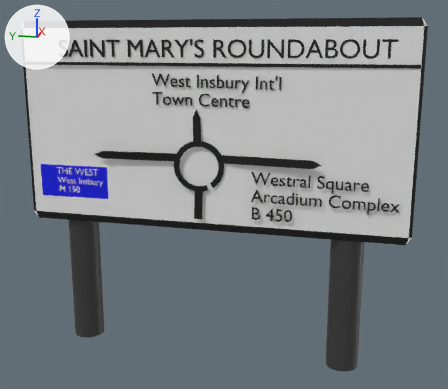
What one commit did to the FBX model Assets/Models/World/Signs/RoundaboutSignSTR2.fbx.
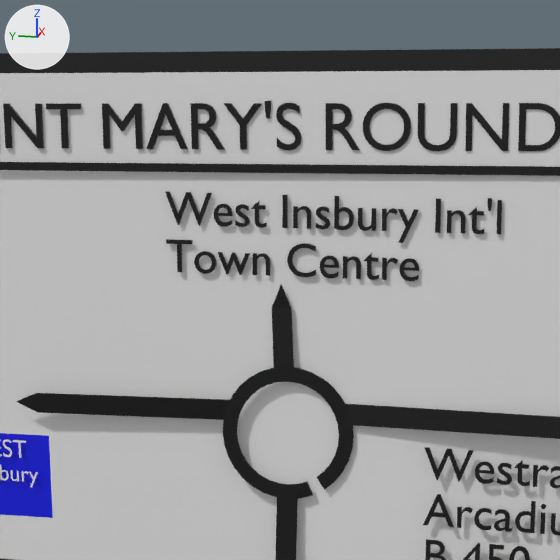
Old and new are each drawn whole from a 50 mm camera at (-11.68, -2.33, 5.2) aimed at (0.12, 0.03, 2.26) and again close up on the part from 20% to 68% of the width and 0% to 55% of the height. The axes (+X, +Y, +Z) are drawn at upper left. The lights are the same throughout. Where no turn or scale is listed for an object, it has been applied to the vertices.
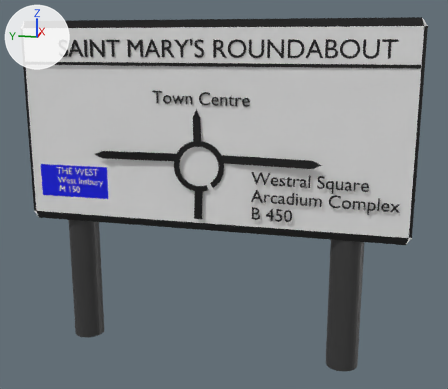
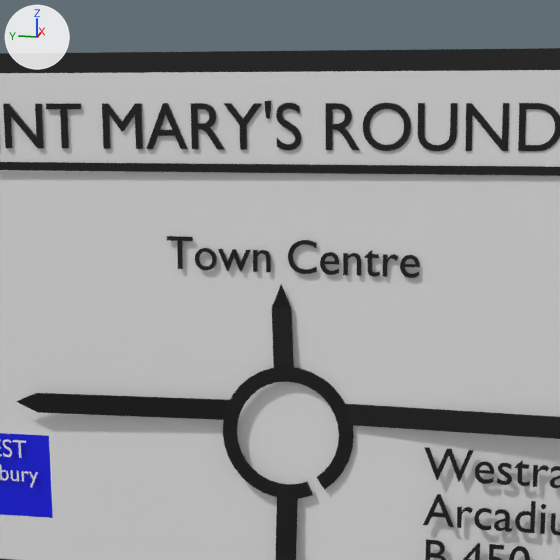
What changed in the scene script:
```text
Add me_text_001:
    me_text_001.from_pydata(...)  # 1280 vertices, 1892 faces; spans x -0.1..0.01, y -1.89..-0.01, z -0.02..0.23
    me_text_001.materials.append(mat_material_060)  # black #000000
Remove ob_text_011:
    ob_text_011 = bpy.data.objects.new('Text.011', me_text_011)
    ob_text_011.location = (-0.213, 1.362, 4.39)
Add ob_roadsigntext_005:
    ob_roadsigntext_005 = bpy.data.objects.new('ROADSIGNTEXT.005', me_text_001)
    ob_roadsigntext_005.location = (-0.213, 1.362, 4.071)
```

Where the change shows, as pixel boxes [x1, y1, x2, y2] in the close-ups (560 x 560 px):
'Text.011', deleted (black): before [165, 192, 502, 281]
'ROADSIGNTEXT.005', added (black): after [167, 236, 420, 278]
